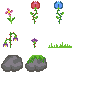
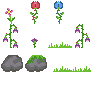
Layers edited between the first and the second w=96, h=96 image:
painted on "Arrière-plan" over [3, 24, 91, 72]
